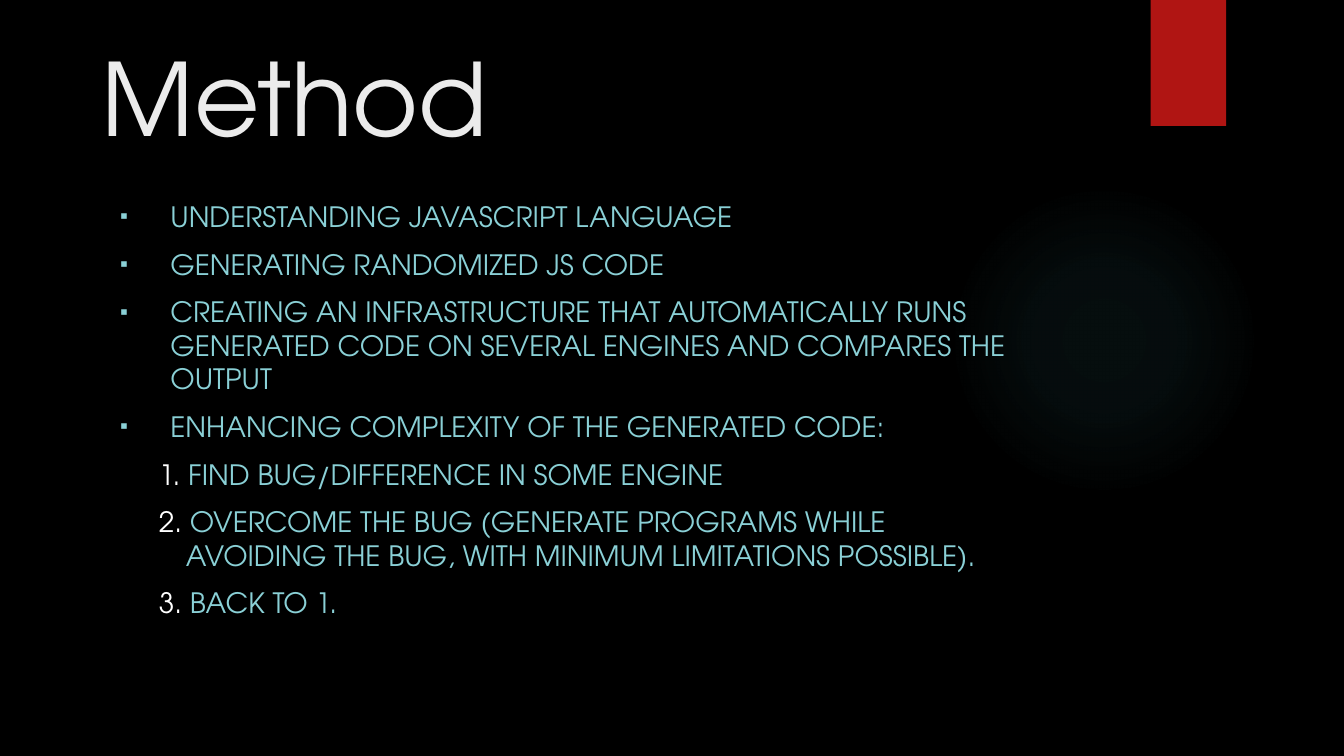
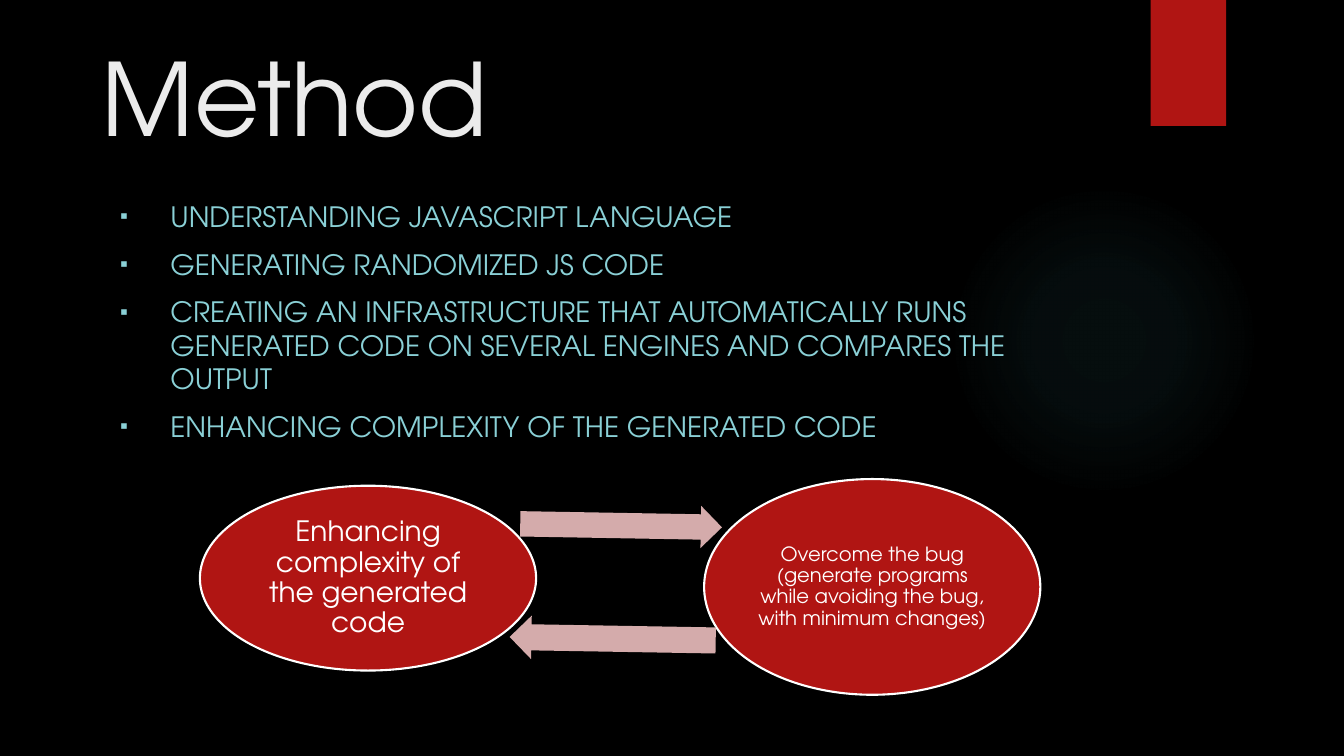
Before and after one commit to itzik-bd/jsfuzzer, a slide deck: slide 4 of misc/ppt/Final Presentation.pptx. Drawn at 1344x756 pixels with LibreOffice and Linux fonts; fonts in the diff are those of the drawing; background and template pictures are left out. Boxes give left, top, right and bottom in pixels: in the first picture for what was removed or moved away, otherwise in the second. Text is boxed around its words. In the diff, an @@ line names an element or a change of style, - is before the commit and + after.

```diff
--- a/misc/ppt/Final Presentation.pptx
+++ b/misc/ppt/Final Presentation.pptx
@@ subtitle at (x1=170, y1=416, x2=877, y2=438): text changed @@
-▪ ENHANCING COMPLEXITY OF THE GENERATED CODE:
-1. FIND BUG/DIFFERENCE IN SOME ENGINE
-2. OVERCOME THE BUG (GENERATE PROGRAMS WHILE AVOIDING THE BUG, WITH MINIMUM LIMITATIONS POSSIBLE).
-3. BACK TO 1.
+▪ ENHANCING COMPLEXITY OF THE GENERATED CODE
@@ group added at (x1=200, y1=479, x2=1042, y2=695): 2 ellipses, 2 texts, 2 right arrows @@
+Enhancing complexity of the generated code
+Overcome the bug (generate programs while avoiding the bug, with minimum changes)
```
Also in this commit, not shown: 6 other slides changed, 4 slides added, 2 slides removed.
